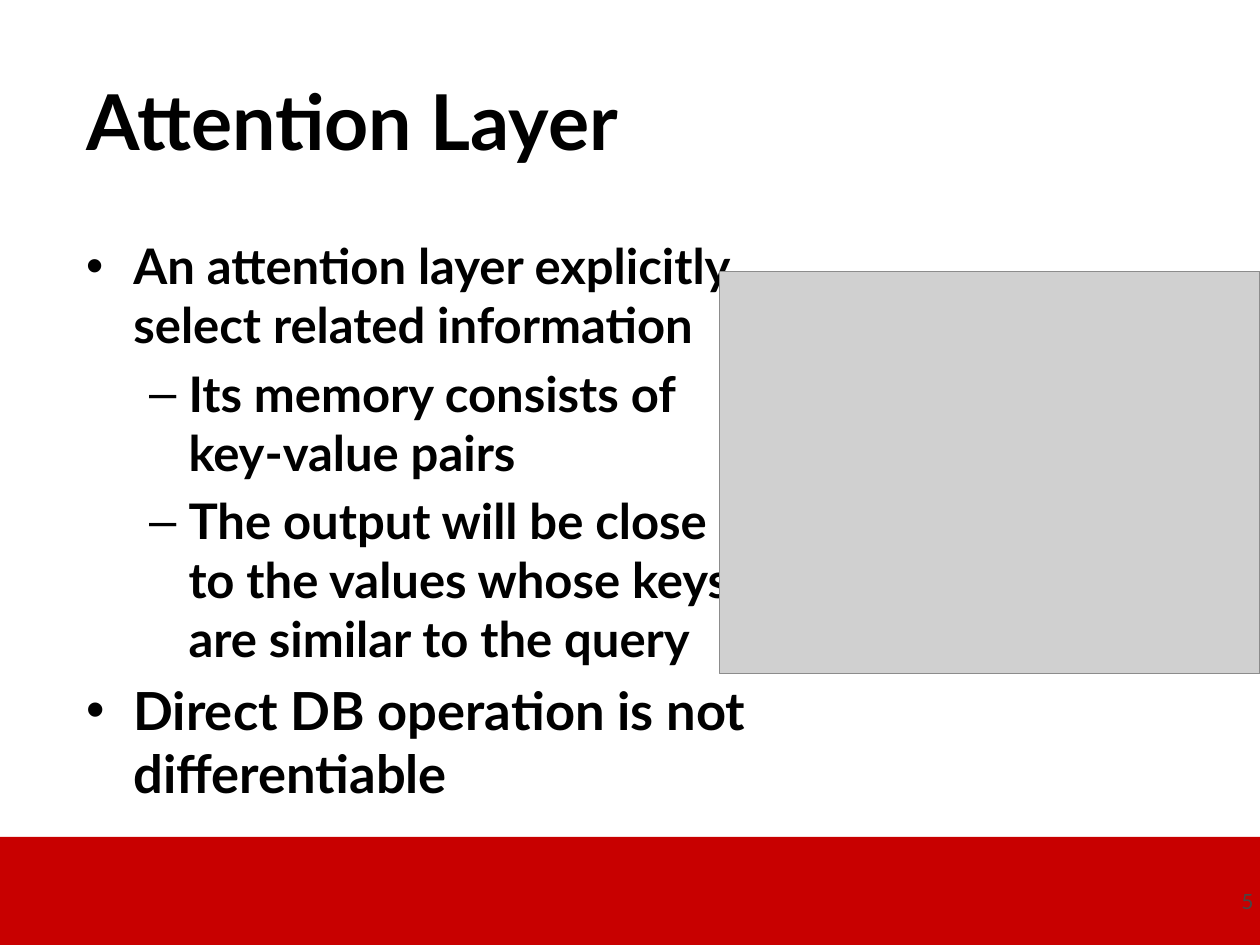
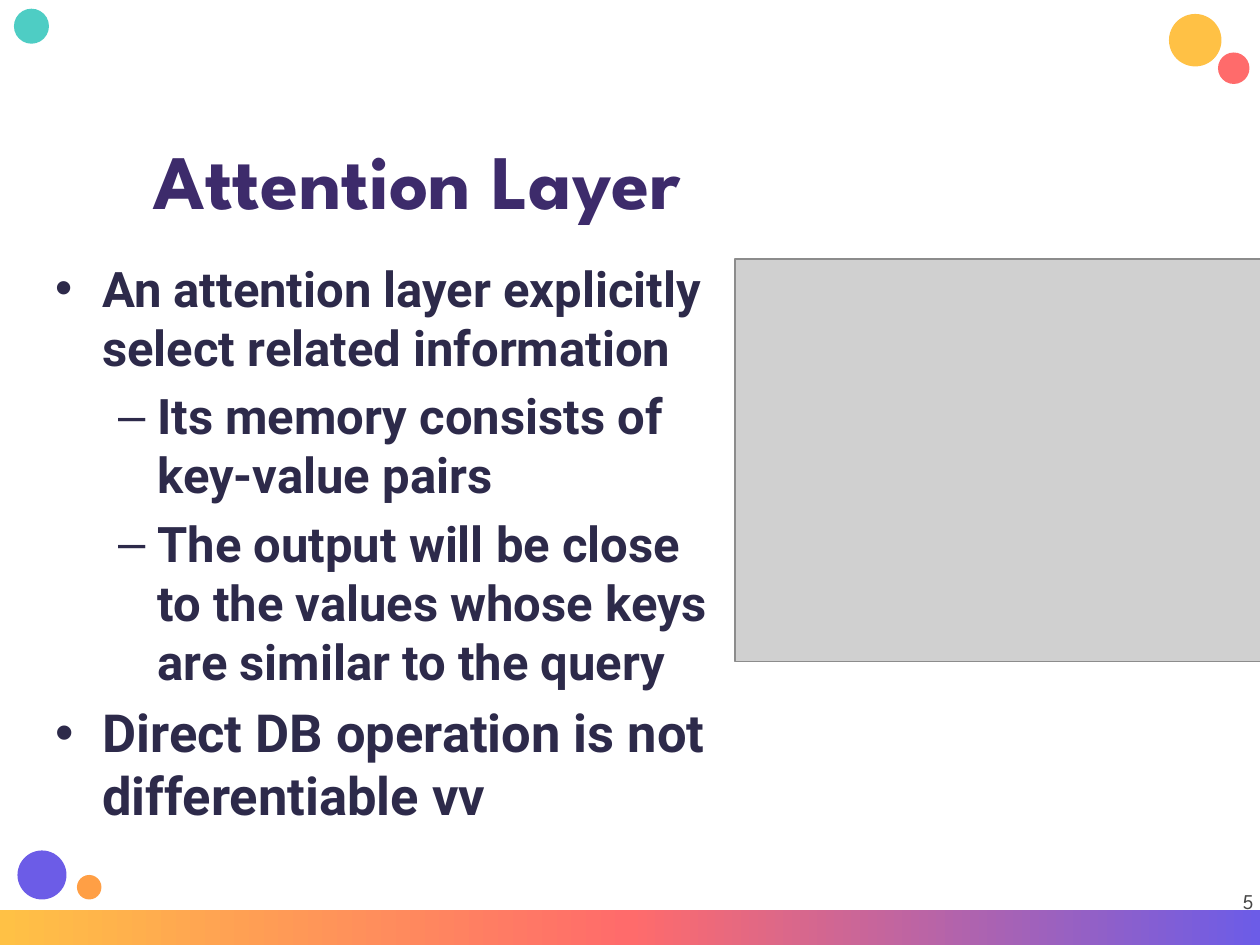
Before and after one commit to dantongyu/d2l-pytorch-colab, a slide deck: slide 5 of Presentations/Day-3-Attention-Transformer-ChatGPT.pptx. Drawn at 1260x945 pixels with LibreOffice and Linux fonts; fonts in the diff are those of the drawing; grey boxes stand for pictures; background and template pictures are left out. Boxes give left, top, right and bottom in pixels: in the first picture for what was removed or moved away, otherwise in the second. Text is boxed around its words. In the diff, an @@ line names an element or a change of style, - is before the commit and + after.

```diff
--- a/Presentations/Day-3-Attention-Transformer-ChatGPT.pptx
+++ b/Presentations/Day-3-Attention-Transformer-ChatGPT.pptx
@@ ellipse added at (x1=14, y1=9, x2=49, y2=44), fill #4ECDC4 @@
@@ ellipse added at (x1=1169, y1=14, x2=1222, y2=67), fill #FFC145 @@
@@ ellipse added at (x1=1218, y1=53, x2=1250, y2=84), fill #FF6B6B @@
@@ title "Attention Layer" moved from (x1=86, y1=92, x2=618, y2=163) to (x1=153, y1=157, x2=680, y2=225) @@
@@ title "Attention Layer" at (x1=153, y1=157, x2=680, y2=225): font Lato to League Spartan, text colour #000000 to #3D2B6B @@
@@ text "An attention layer explicitly select ..." moved from (x1=133, y1=247, x2=746, y2=794) to (x1=102, y1=270, x2=707, y2=816) @@
@@ picture resized from (x1=719, y1=271, x2=1260, y2=674) to (x1=735, y1=260, x2=1260, y2=663) @@
@@ text at (x1=102, y1=270, x2=707, y2=691): font Lato to Roboto, text colour #000000 to #2D2A4A in "An attention layer explicitly select related information", "Its memory consists of key-value pairs", "The output will be close to the ..." @@
@@ text at (x1=102, y1=713, x2=705, y2=816): text changed; font Lato to Roboto; text colour #000000 to #2D2A4A @@
-• Direct DB operation is not differentiable
+• Direct DB operation is not differentiable vv
@@ ellipse added at (x1=18, y1=850, x2=67, y2=900), fill #6C5CE7 @@
@@ ellipse added at (x1=77, y1=874, x2=101, y2=898), fill #FF9F45 @@
@@ page number at (x1=1243, y1=895, x2=1254, y2=915): font Lato to League Spartan @@
@@ rectangle resized from (x1=0, y1=837, x2=1260, y2=945) to (x1=0, y1=910, x2=1260, y2=945) @@
@@ rectangle at (x1=0, y1=910, x2=1260, y2=945): fill #C80000 to gradient #FFC145 to #FF6B6B to #6C5CE7 @@
```
Also in this commit, not shown: 29 other slides changed, 1 slide removed, 1 other file.
